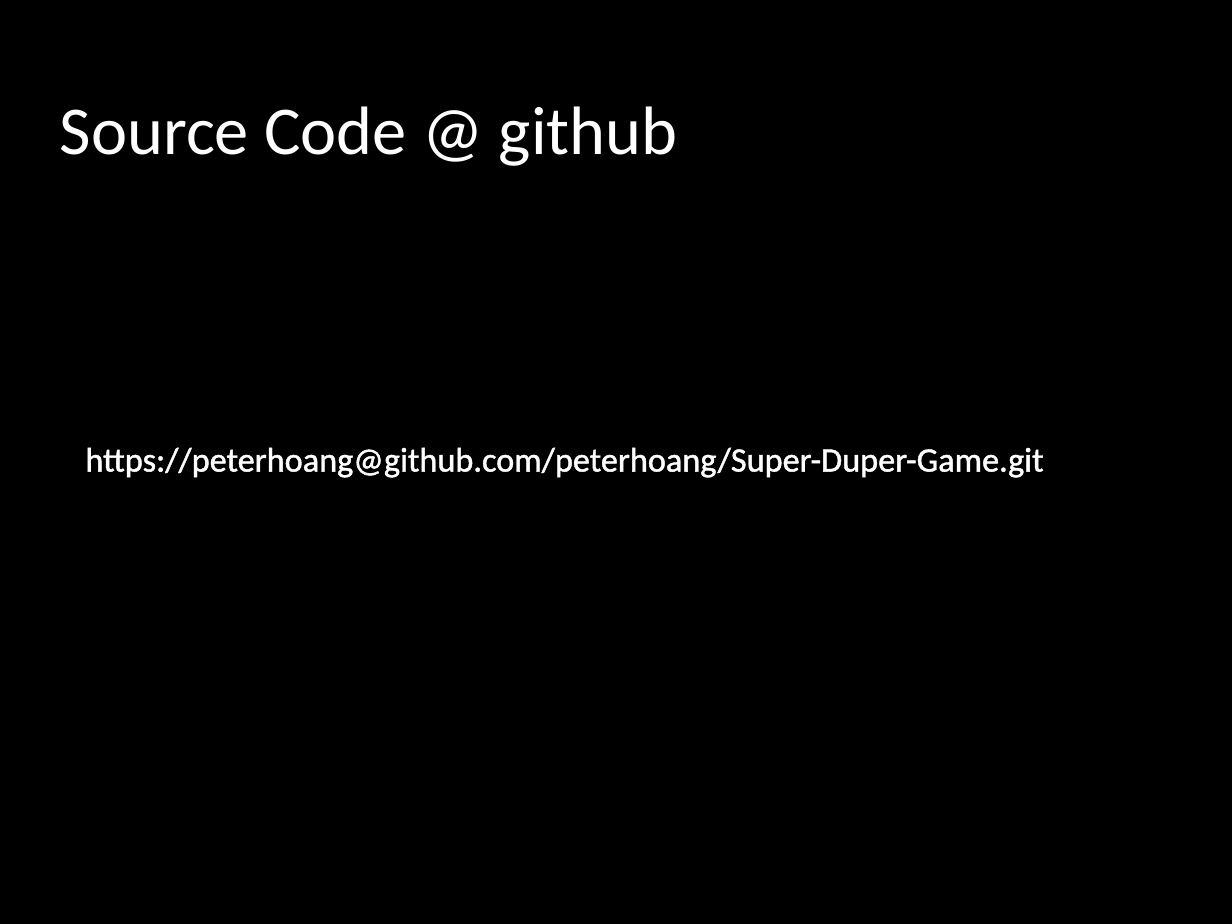
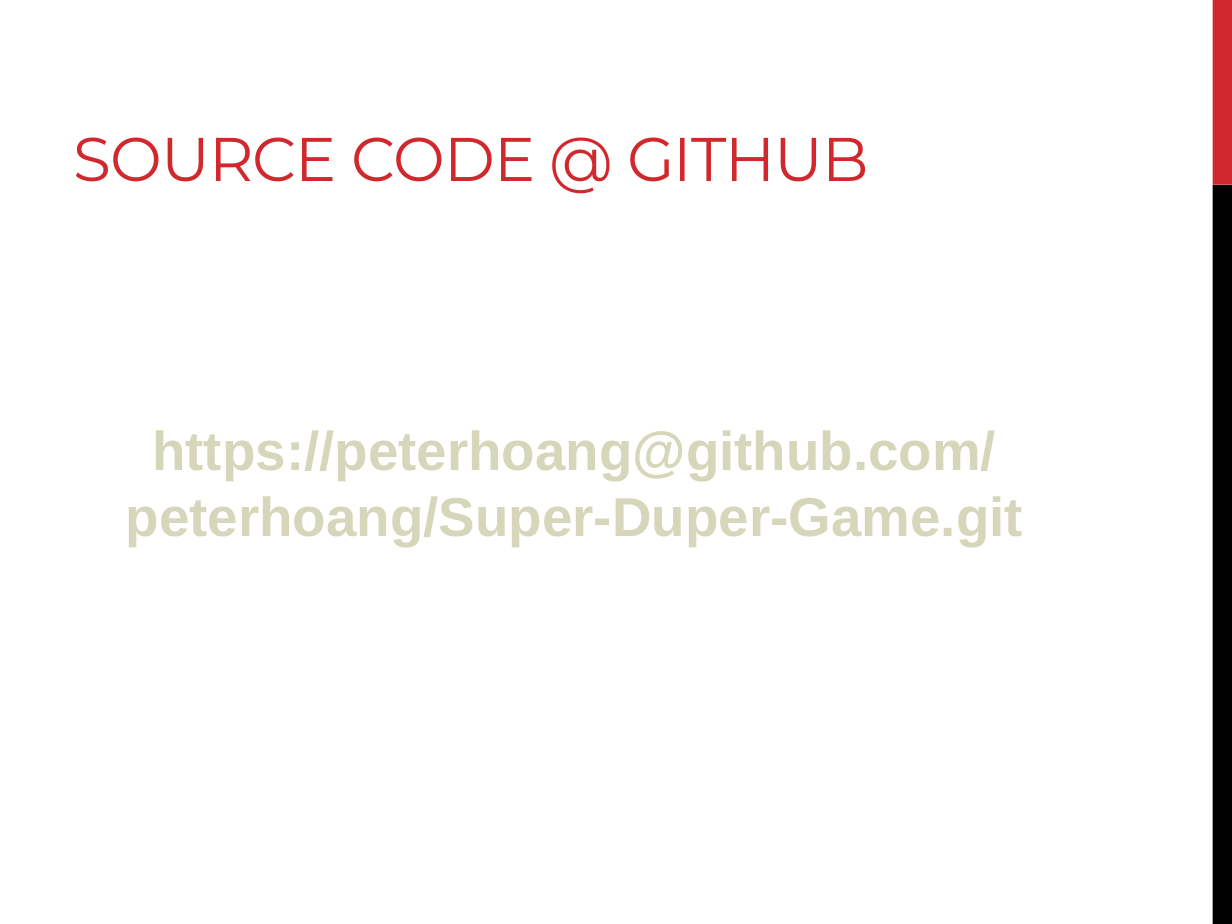
Before and after one commit to peterhoang/Super-Duper-Game, a slide deck: slide 10 of The Super-Awesome Game Deck.pptx. Drawn at 1232x924 pixels with LibreOffice and Linux fonts; fonts in the diff are those of the drawing; background and template pictures are left out. Boxes give left, top, right and bottom in pixels: in the first picture for what was removed or moved away, otherwise in the second. Text is boxed around its words. In the diff, an @@ line names an element or a change of style, - is before the commit and + after.

Commit message:
Changed the PP theme.

```diff
--- a/The Super-Awesome Game Deck.pptx
+++ b/The Super-Awesome Game Deck.pptx
@@ background picture (left out) to #FFFFFF @@
@@ rectangle removed at bbox=[0, 0, 1232, 924] @@
@@ rectangle added at bbox=[1212, 0, 1232, 185], fill #D1282E @@
@@ title at bbox=[74, 137, 869, 182]: text changed; size 40 to 36 pt; font Calibri to Montserrat; text colour #FFFFFF to #D1282E @@
-Source Code @ github
+SOURCE CODE @ GITHUB
@@ rectangle added at bbox=[1212, 185, 1232, 924], fill #000000 @@
@@ text "https://peterhoang@github.com/peterhoang/Super-Duper-Game.gi ...": place and size @@
-text "https://peterhoang@github.com/peterhoang/Super-Duper-Game.gi ..." at bbox=[85, 447, 1043, 478]
+text "https://peterhoang@github.com/peterhoang/Super-Duper-Game.gi ..." at bbox=[126, 430, 1023, 546]
@@ text "https://peterhoang@github.com/peterhoang/Super-Duper-Game.gi ..." at bbox=[126, 430, 1023, 546]: size 20 to 32 pt, font Calibri to Arial, text colour #FFFFFF to #D6D6BA, letter outline #FFFFFF 1.45 pt to #F90009 1 pt, bold on @@
```
Also in this commit, not shown: 28 other slides changed.
